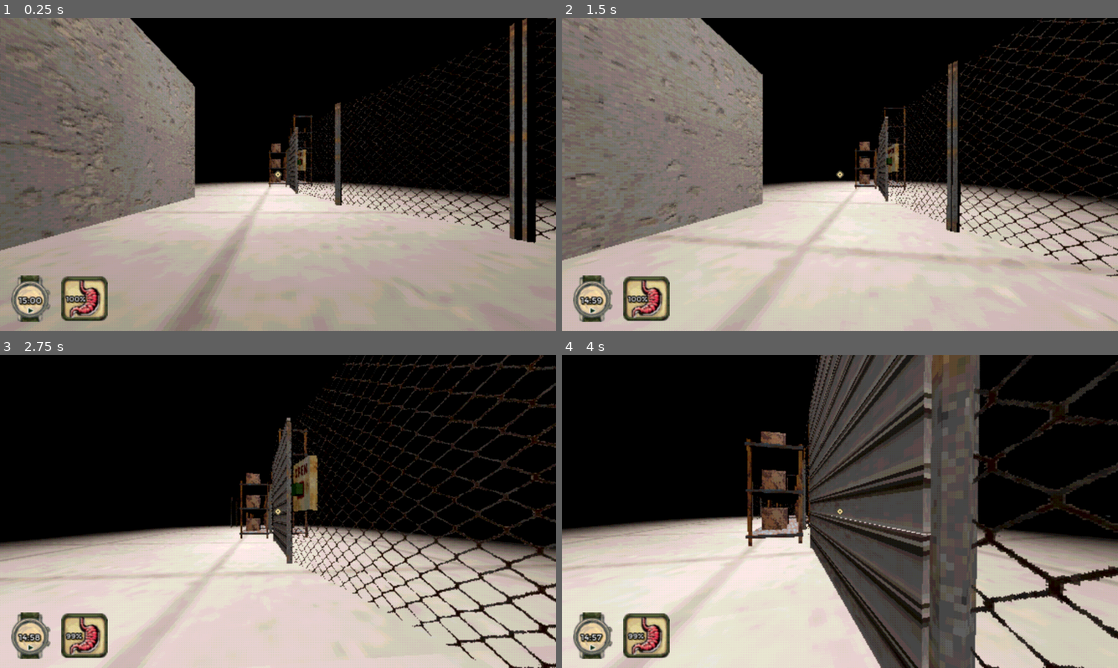
Above: before the commit, frames 1-4 (two rows, left to right).
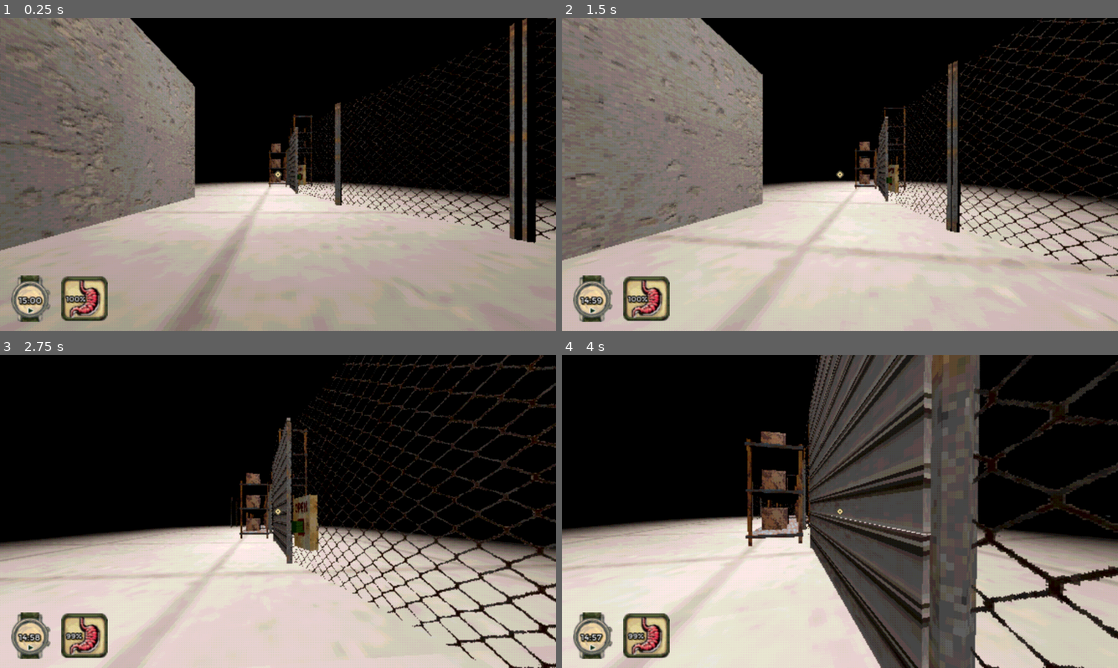
Above: after the commit, the same moments.

Repository: DinoLemonGames/lunch-boy
Game: Godot game, scene res://scenes/job_corp_warehouse.tscn
Same seed, same stepped clock (60 frames per second), same inputs: the game is played once before the commit and once after it. This scene is started directly instead of the project's main scene.
Inputs (mouse positions are in pixels of both pictures, inside the frame that each line leads up to):
- Up to frame 1 (0.25 s): no input
- Up to frame 2 (1.5 s): move the mouse to (867, 174) at 0.52 s; hold W (forward) from 0.53 s (still down); tap E (interact) at 0.6, 1.35 s; tap Space (jump) at 0.77 s; move the mouse to (812, 174) at 1.27 s
- Up to frame 3 (2.75 s): keep holding W (forward); tap Space (jump) at 1.52 s; move the mouse to (289, 505) at 2.02 s; click (289, 505) at 2.1 s; tap E (interact) at 2.3 s
- Up to frame 4 (4 s): keep holding W (forward); move the mouse to (834, 517) at 2.77 s; right-click (834, 517) at 2.85 s; tap Space (jump) at 3.02, 3.77 s; tap E (interact) at 3.05, 3.8 s; move the mouse to (878, 514) at 3.52 s; hold Shift (sprint) from 3.53 s (still down)

The runs differ from the first frame. In frame 1, 0.1% of the frame differs, in the area x 53-56%, y 42-54%; in frame 2, 0.3%; in frame 3, 1.1%, in the area x 52-58%, y 32-63%; in frame 4, nothing differs.

Commit message:
Organized file structure a little bit

Diff:
--- a/scenes/job_corp_warehouse.tscn
+++ b/scenes/job_corp_warehouse.tscn
@@ -433,4 +433,4 @@
 transform = Transform3D(0.0245543, 0, -0.999699, 0, 1, 0, 0.999699, 0, 0.0245543, 1.51525, 0.787078, 20.4703)
 
 [node name="push_button" parent="SubViewport/JobCorpWarehouse" instance=ExtResource("13_bjlx8")]
-transform = Transform3D(0.226124, 0, -0.974098, 0, 1, 0, 0.974098, 0, 0.226124, 1.80443, 1.69701, 24.6072)
+transform = Transform3D(0.226124, 0, -0.974098, 0, 1, 0, 0.974098, 0, 0.226124, 1.80443, 0.70586, 24.6072)
--- a/scenes/main_menu.tscn
+++ b/scenes/main_menu.tscn
@@ -12,8 +12,8 @@
 [ext_resource type="PackedScene" uid="uid://3nhnx2p17gsm" path="res://scenes/props/trees/tree straight_billboard.tscn" id="11_1lmes"]
 [ext_resource type="PackedScene" uid="uid://d2h2l3cca4n3y" path="res://scenes/props/trees/tree straight.tscn" id="11_xfnnu"]
 [ext_resource type="FontFile" uid="uid://cvtvb4r52pd1o" path="res://fonts/Montserrat-Regular.ttf" id="12_35688"]
-[ext_resource type="Script" path="res://scripts/menu_camera.gd" id="12_mcaxc"]
-[ext_resource type="Script" path="res://scripts/menu.gd" id="12_qno6c"]
+[ext_resource type="Script" path="res://scripts/menu scripts/menu_camera.gd" id="12_mcaxc"]
+[ext_resource type="Script" path="res://scripts/menu scripts/menu.gd" id="12_qno6c"]
 [ext_resource type="Texture2D" uid="uid://brftyd5b3to8" path="res://textures/GUI/LunchBoy Logo PS1.png" id="15_3h1w7"]
 [ext_resource type="AudioStream" uid="uid://bykrmymgcrj4q" path="res://sounds/menu/button_hover.ogg" id="15_qmxj0"]
 [ext_resource type="AudioStream" uid="uid://qppphxgyvlh4" path="res://sounds/menu/play_button_select.ogg" id="16_uiprr"]
--- a/scenes/player.tscn
+++ b/scenes/player.tscn
@@ -1,20 +1,21 @@
-[gd_scene load_steps=31 format=3 uid="uid://6gs11pnmf4lk"]
+[gd_scene load_steps=32 format=3 uid="uid://6gs11pnmf4lk"]
 
-[ext_resource type="Script" path="res://scripts/player.gd" id="1_5x1vc"]
+[ext_resource type="Script" path="res://scripts/player scripts/player.gd" id="1_5x1vc"]
 [ext_resource type="Texture2D" uid="uid://bwtio045on6fx" path="res://textures/GUI/crosshair.png" id="2_qn0gp"]
 [ext_resource type="Texture2D" uid="uid://dnkahqev77mid" path="res://textures/GUI/watch/watch.png" id="3_gvvl8"]
 [ext_resource type="Texture2D" uid="uid://bcm7wi6x5ux2d" path="res://textures/GUI/stomach.png" id="3_itdbs"]
 [ext_resource type="AudioStream" uid="uid://bvvmq7rjg8lh5" path="res://sounds/walking/boots_walking_1.wav" id="3_rjg55"]
-[ext_resource type="Script" path="res://scripts/stomach.gd" id="4_7rij2"]
+[ext_resource type="Script" path="res://scripts/player scripts/stomach.gd" id="4_7rij2"]
 [ext_resource type="AudioStream" uid="uid://c5hh8kao1nsfd" path="res://sounds/walking/boots_walking_2.wav" id="4_45b7y"]
 [ext_resource type="Texture2D" uid="uid://da6scm7gfvbt6" path="res://textures/GUI/stomach border.png" id="4_dd0cw"]
 [ext_resource type="AudioStream" uid="uid://g3h6w6q7gwxh" path="res://sounds/walking/boots_walking_3.wav" id="5_404by"]
 [ext_resource type="AudioStream" uid="uid://bujtytxy6wnle" path="res://sounds/walking/boots_walking_4.wav" id="6_bahgg"]
 [ext_resource type="FontFile" uid="uid://cvtvb4r52pd1o" path="res://fonts/Montserrat-Regular.ttf" id="6_o42pp"]
-[ext_resource type="Script" path="res://scripts/watch.gd" id="6_rhwjx"]
+[ext_resource type="Script" path="res://scripts/player scripts/watch.gd" id="6_rhwjx"]
 [ext_resource type="AudioStream" uid="uid://tqhvcpbtd2xk" path="res://sounds/walking/boots_walking_5.wav" id="7_o15ub"]
 [ext_resource type="AudioStream" uid="uid://3df0p8t4duqj" path="res://sounds/walking/pants/pants_walking_1.wav" id="8_7yvro"]
 [ext_resource type="AudioStream" uid="uid://bq16wkblmvj68" path="res://sounds/walking/pants/pants_walking_2.wav" id="9_hi4ue"]
+[ext_resource type="Script" path="res://scripts/player scripts/interact_ray.gd" id="9_xoveh"]
 [ext_resource type="AudioStream" uid="uid://b3ghibygmyw8j" path="res://sounds/walking/pants/pants_walking_3.wav" id="10_624mg"]
 [ext_resource type="AudioStream" uid="uid://b2khvoslvfyfr" path="res://sounds/walking/pants/pants_walking_4.wav" id="11_0yy62"]
 [ext_resource type="AudioStream" uid="uid://cyr50mxdy1tgs" path="res://sounds/walking/pants/pants_walking_5.wav" id="12_itxmj"]
@@ -85,6 +86,20 @@
 [node name="Camera3D" type="Camera3D" parent="Head"]
 transform = Transform3D(1, 0, 0, 0, 1, 0, 0, 0, 1, 0, 0.678355, 0)
 
+[node name="Crosshair" type="TextureRect" parent="Head/Camera3D"]
+anchors_preset = 8
+anchor_left = 0.5
+anchor_top = 0.5
+anchor_right = 0.5
+anchor_bottom = 0.5
+offset_left = -16.0
+offset_top = -16.0
+offset_right = 16.0
+offset_bottom = 16.0
+grow_horizontal = 2
+grow_vertical = 2
+texture = ExtResource("2_qn0gp")
+
 [node name="Stomach" type="TextureProgressBar" parent="Head/Camera3D"]
 anchors_preset = 2
 anchor_top = 1.0
@@ -119,20 +134,6 @@
 label_settings = SubResource("LabelSettings_8cj08")
 vertical_alignment = 1
 
-[node name="Crosshair" type="TextureRect" parent="Head/Camera3D"]
-anchors_preset = 8
-anchor_left = 0.5
-anchor_top = 0.5
-anchor_right = 0.5
-anchor_bottom = 0.5
-offset_left = -16.0
-offset_top = -16.0
-offset_right = 16.0
-offset_bottom = 16.0
-grow_horizontal = 2
-grow_vertical = 2
-texture = ExtResource("2_qn0gp")
-
 [node name="Watch" type="TextureRect" parent="Head/Camera3D"]
 anchors_preset = 2
 anchor_top = 1.0
@@ -161,6 +162,7 @@
 
 [node name="Interaction" type="RayCast3D" parent="Head/Camera3D"]
 target_position = Vector3(0, 0, -5)
+script = ExtResource("9_xoveh")
 
 [node name="Hand" type="Marker3D" parent="Head/Camera3D"]
 transform = Transform3D(1, 0, 0, 0, 1, 0, 0, 0, 1, 0, 0, -3.4383)
--- /dev/null
+++ b/scripts/player scripts/interact_ray.gd
@@ -0,0 +1,11 @@
+extends RayCast3D
+
+
+# Called when the node enters the scene tree for the first time.
+func _ready():
+	pass # Replace with function body.
+
+
+# Called every frame. 'delta' is the elapsed time since the previous frame.
+func _process(delta):
+	pass
--- a/scripts/player.gd
+++ b/scripts/player scripts/player.gd
@@ -65,9 +65,6 @@
 			pick_object()
 		elif picked_object != null:
 			drop_object()
-
-	if Input.is_action_just_pressed("interact"):
-		interact()
 
 	if Input.is_action_pressed("rclick"):
 		if picked_object != null:
@@ -187,9 +184,3 @@
 		if event is InputEventMouseMotion:
 			staticbody.rotate_x(deg_to_rad(event.relative.y * rotation_power))
 			staticbody.rotate_y(deg_to_rad(event.relative.x * rotation_power))
-
-func interact():
-	if interaction.get_collider() != null:
-		interact_object = interaction.get_collider()
-		if interact_object.is_in_group("push_button"):
-			print(interact_object)
Renamed: scripts/menu.gd -> scripts/menu scripts/menu.gd
Renamed: scripts/menu_camera.gd -> scripts/menu scripts/menu_camera.gd
Renamed: scripts/stomach.gd -> scripts/player scripts/stomach.gd
Renamed: scripts/watch.gd -> scripts/player scripts/watch.gd
